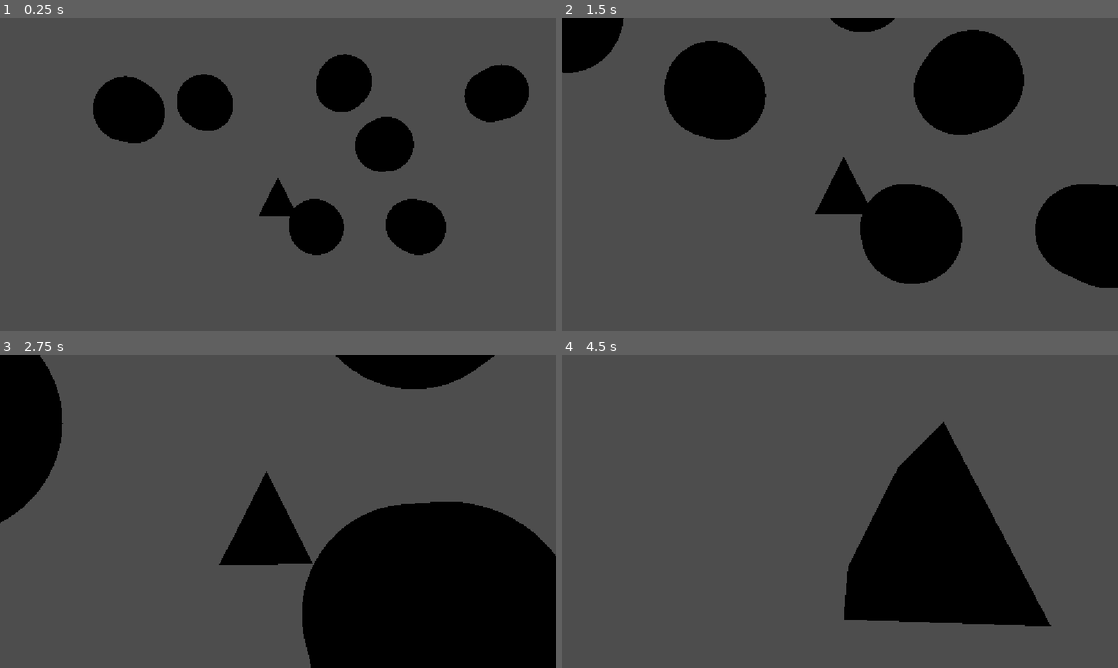
Above: before the commit, frames 1-4 (two rows, left to right).
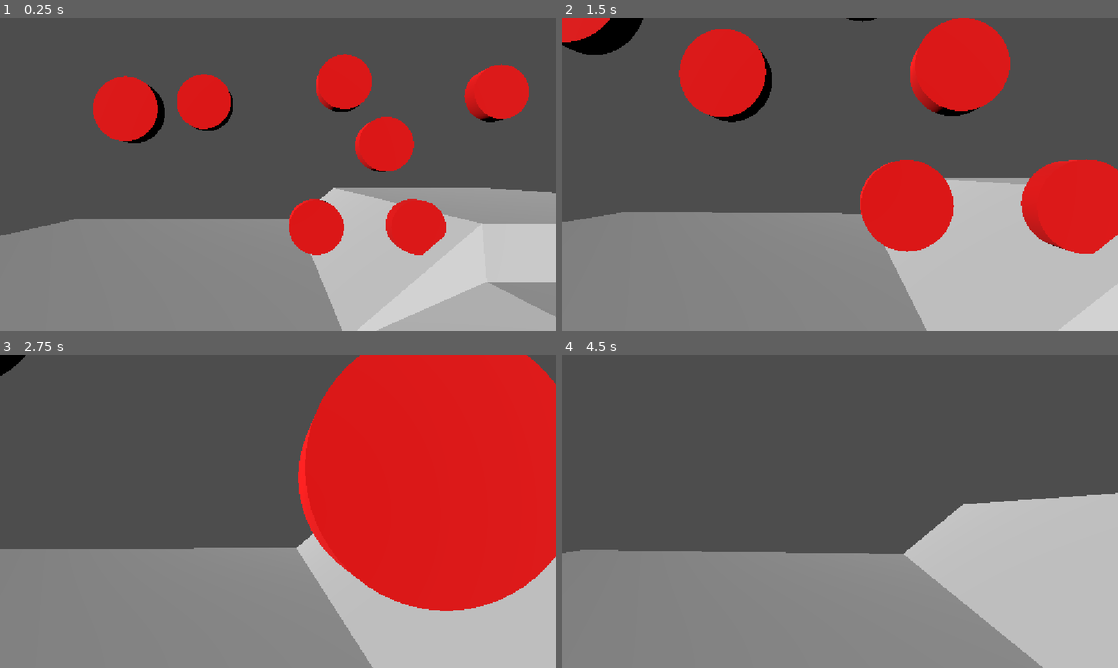
Above: after the commit, the same moments.

Repository: flowerFawn/unnamed-narrative-fps
Game: Godot game, scene res://prototyping/prototype world.tscn
Same seed, same stepped clock (60 frames per second), same inputs: the game is played once before the commit and once after it.
Inputs (mouse positions are in pixels of both pictures, inside the frame that each line leads up to):
- Up to frame 1 (0.25 s): no input
- Up to frame 2 (1.5 s): move the mouse to (867, 174) at 0.52 s; press the mouse at (867, 174) at 0.53 s; hold W (Move Forward) from 0.53 s (still down); tap Space (Jump) at 0.77 s; move the mouse to (812, 174) at 1.27 s; release the mouse at (812, 174) at 1.28 s; tap Shift (Sprint) at 1.35 s
- Up to frame 3 (2.75 s): keep holding W (Move Forward); tap Space (Jump) at 1.52 s; move the mouse to (289, 505) at 2.02 s; press the mouse at (289, 505) at 2.03 s
- Up to frame 4 (4.5 s): keep holding W (Move Forward); move the mouse to (834, 517) at 2.77 s; release the mouse at (834, 517) at 2.78 s; tap Shift (Sprint) at 2.85, 4.35 s; tap Space (Jump) at 3.02, 3.77 s; move the mouse to (878, 514) at 3.52 s; press the mouse at (878, 514) at 3.53 s; move the mouse to (795, 508) at 4.27 s; release the mouse at (795, 508) at 4.28 s

The runs differ from the first frame. In frame 1, 48% of the frame differs, in the area x 0-100%, y 11-100%; in frame 2, 57%; in frame 3, 71%, in the area x 0-100%, y 0-100%; in frame 4, 47%.

Commit message:
adjustments to jump and player collision + placeholder arena

Diff:
--- a/player/player.gd
+++ b/player/player.gd
@@ -9,7 +9,7 @@
 const SPRINT_MULTIPLIER:float = 2
 const TERMINAL_VELOCITY:int = 3
 const GRAVITY:float = 9.8 / 2
-const JUMP_VERTICAL_FORCE:float = 2
+const JUMP_VERTICAL_FORCE:float = 2.5
 const JUMP_HORIZONTAL_MULTIPLIER:float = 2
 
 enum PlayerState{
--- a/player/player.tscn
+++ b/player/player.tscn
@@ -4,6 +4,7 @@
 [ext_resource type="PackedScene" uid="uid://0hpsvqsuisno" path="res://player/player_head.tscn" id="2_rkbax"]
 
 [sub_resource type="CapsuleShape3D" id="CapsuleShape3D_y8mhm"]
+height = 1.8
 
 [sub_resource type="CapsuleMesh" id="CapsuleMesh_vmthy"]
 
--- a/project.godot
+++ b/project.godot
@@ -23,6 +23,10 @@
 [dotnet]
 
 project/assembly_name="New Game Project"
+
+[filesystem]
+
+import/blender/enabled=false
 
 [global_group]
 
--- a/prototyping/prototype world.tscn
+++ b/prototyping/prototype world.tscn
@@ -1,11 +1,8 @@
 [gd_scene format=3 uid="uid://ch20kwtwafgae"]
 
 [ext_resource type="PackedScene" uid="uid://byque4w54oowj" path="res://player/player.tscn" id="1_28p7h"]
+[ext_resource type="PackedScene" uid="uid://fhy2dppwmifl" path="res://prototyping/placeholder arena.glb" id="1_ab1pn"]
 [ext_resource type="PackedScene" uid="uid://diprkmfyksj10" path="res://prototyping/target.tscn" id="2_3avtf"]
-
-[sub_resource type="WorldBoundaryShape3D" id="WorldBoundaryShape3D_vmthy"]
-
-[sub_resource type="PrismMesh" id="PrismMesh_vmthy"]
 
 [sub_resource type="Animation" id="Animation_3avtf"]
 length = 0.001
@@ -105,18 +102,10 @@
 
 [node name="World" type="Node3D" unique_id=332592426]
 
+[node name="placeholder arena" parent="." unique_id=1167615103 instance=ExtResource("1_ab1pn")]
+transform = Transform3D(0.25, 0, 0, 0, 0.25, 0, 0, 0, 0.25, 0, -2.4450321, 0)
+
 [node name="CharacterBody3D" parent="." unique_id=202432036 instance=ExtResource("1_28p7h")]
-
-[node name="StaticBody3D" type="StaticBody3D" parent="." unique_id=558906712]
-collision_mask = 0
-
-[node name="CollisionShape3D" type="CollisionShape3D" parent="StaticBody3D" unique_id=593852699]
-transform = Transform3D(1, 0, 0, 0, 1, 0, 0, 0, 1, 0, -1.6785134, 0)
-shape = SubResource("WorldBoundaryShape3D_vmthy")
-
-[node name="MeshInstance3D" type="MeshInstance3D" parent="." unique_id=949283375]
-transform = Transform3D(1, 0, 0, 0, 1, 0, 0, 0, 1, 0, 0, -5.694478)
-mesh = SubResource("PrismMesh_vmthy")
 
 [node name="Targets" type="Node3D" parent="." unique_id=549373909]
 
@@ -144,3 +133,6 @@
 [node name="AnimationPlayer" type="AnimationPlayer" parent="Targets" unique_id=1586362922]
 libraries/ = SubResource("AnimationLibrary_8e06d")
 script = SubResource("GDScript_vmthy")
+
+[node name="DirectionalLight3D" type="DirectionalLight3D" parent="." unique_id=1288795861]
+transform = Transform3D(0.7352669, 0.14354831, -0.66240203, 0.05744751, 0.96059877, 0.27193695, 0.6753388, -0.23799963, 0.6980501, 1.1462402, 1.8086548, 0)
Binary file added: prototyping/placeholder arena.glb
Not shown, added: prototyping/placeholder arena.glb.import
Not shown, added: blend files/placeholder arena.blend
Not shown, added: blend files/placeholder arena.blend1
